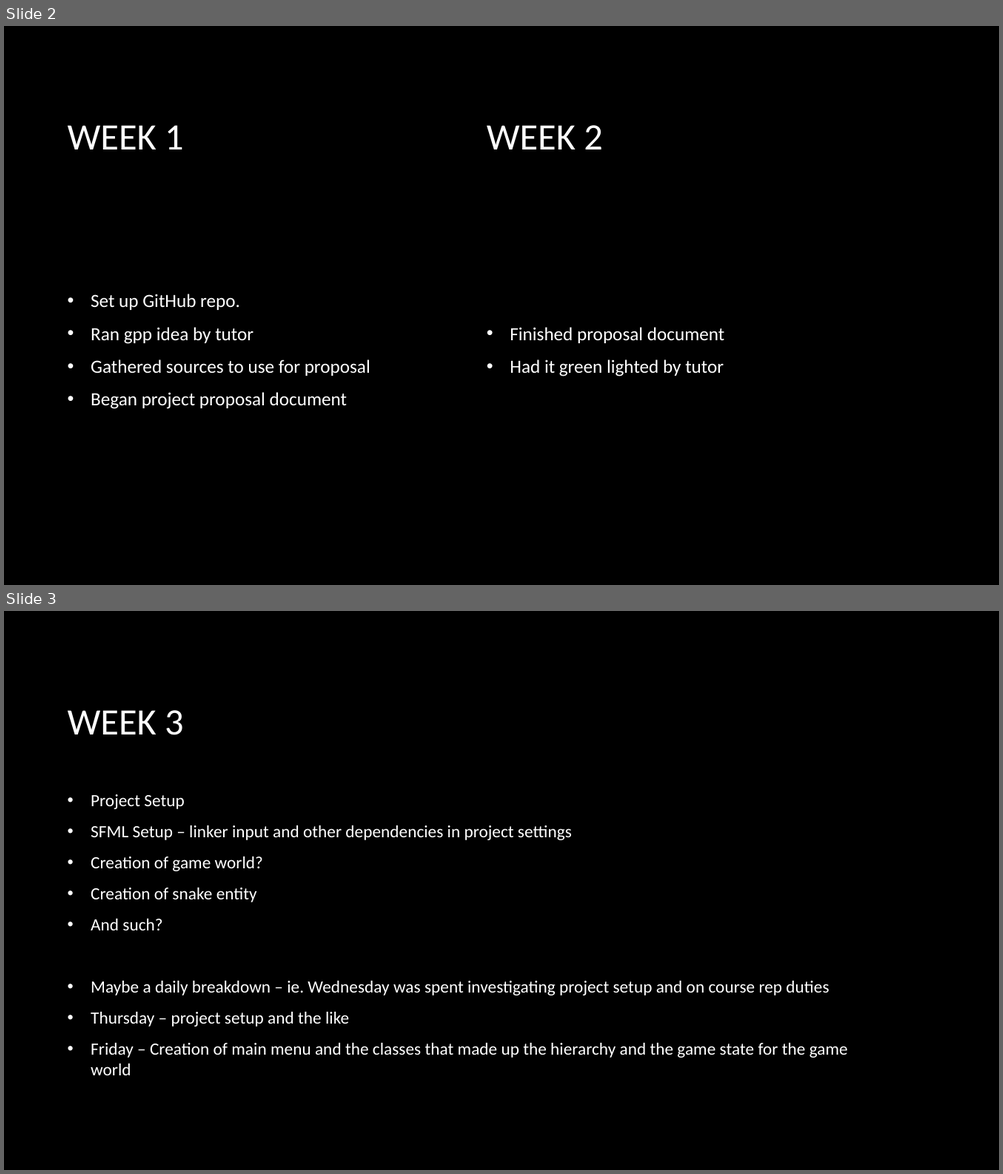
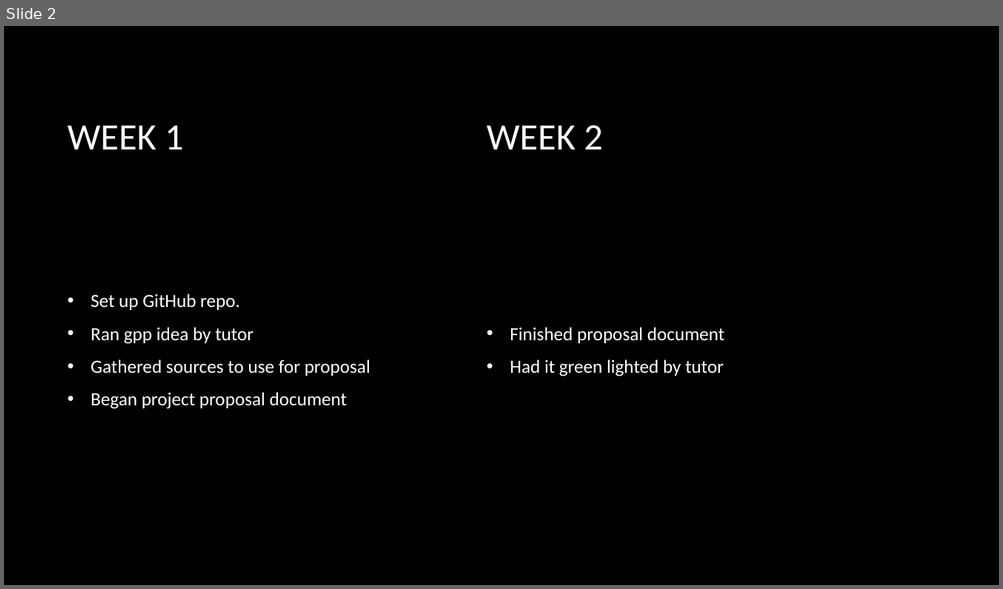
Before and after one commit to LewisGraydon/FinalYearProject2020, a slide deck: DevelopmentDiaryGPP.pptx. Shown one above the other, each under a label of ours: slides 2 and 3 before the commit, slide 2 after it. The pictures are 1003x1174 and 1003x589 pixels, drawn with LibreOffice and Linux fonts; fonts in the diff are those of the drawing; background and template pictures are left out. Boxes give left, top, right and bottom in pixels: in the first picture for what was removed or moved away, otherwise in the second. Text is boxed around its words. In the diff, an @@ line names an element or a change of style, - is before the commit and + after.

Commit message:
Added base snake class as well as two children classes, for the player and the AI snakes. Made some amendments to the game world and the project diary.

```diff
--- a/DevelopmentDiaryGPP.pptx
+++ b/DevelopmentDiaryGPP.pptx
@@ slide 3 removed at (4, 611, 999, 1170), background picture (left out) @@
@@ title removed at (68, 710, 184, 735) @@
-WEEK 3
@@ text removed at (91, 795, 848, 1076) @@
-• Project Setup
-• SFML Setup – linker input and other dependencies in project settings
-• Creation of game world?
-• Creation of snake entity
-• And such?
-• Maybe a daily breakdown – ie. Wednesday was spent investigating project setup and on course rep duties
-• Thursday – project setup and the like
-• Friday – Creation of main menu and the classes that made up the hierarchy and the game state for the game world
```
Also in this commit, not shown: 2 slides added, 12 other files.
